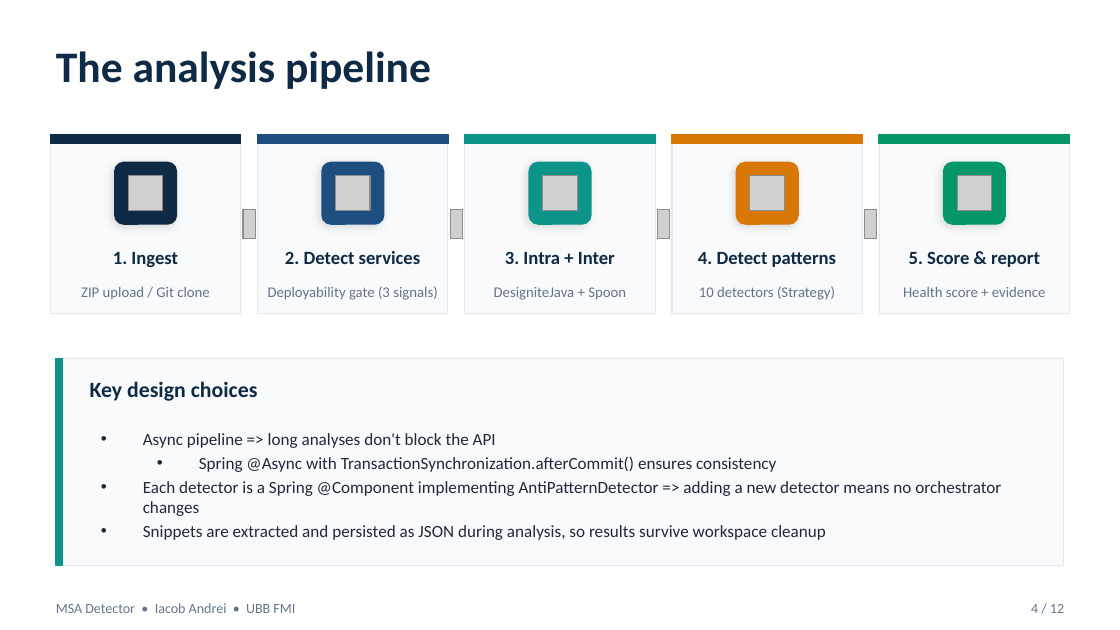
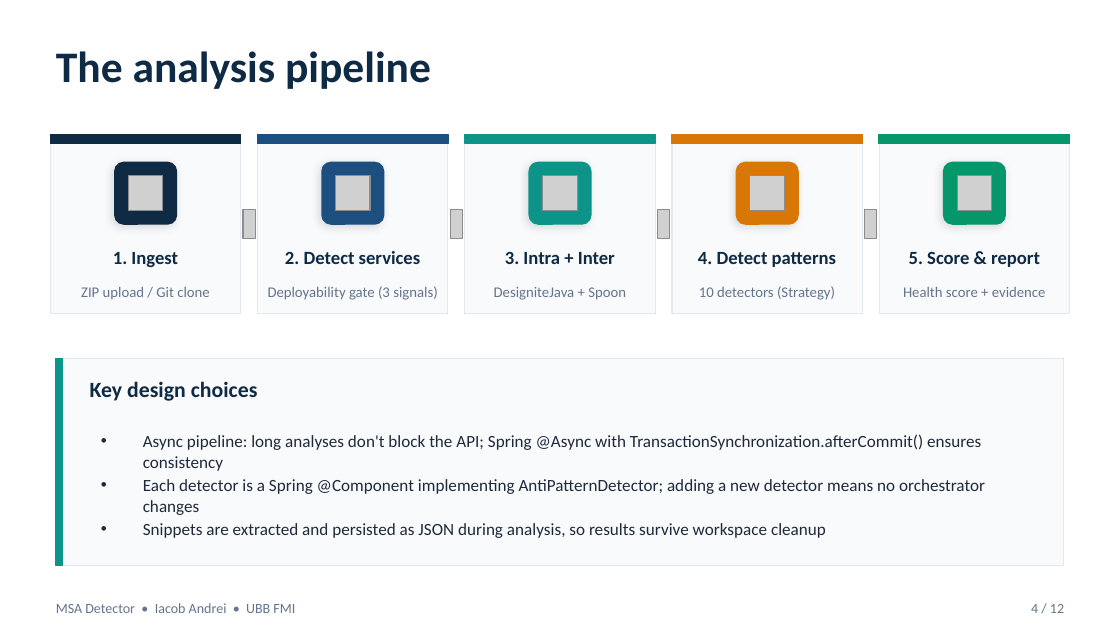
Before and after one commit to andrei45635/dissertation_backend, a slide deck: slide 4 of thesis/presentation/MSA_Detector_Defense.pptx. Drawn at 1120x630 pixels with LibreOffice and Linux fonts; fonts in the diff are those of the drawing; grey boxes stand for pictures. Boxes give left, top, right and bottom in pixels: in the first picture for what was removed or moved away, otherwise in the second. Text is boxed around its words. In the diff, an @@ line names an element or a change of style, - is before the commit and + after.

Commit message:
update presentation

```diff
--- a/thesis/presentation/MSA_Detector_Defense.pptx
+++ b/thesis/presentation/MSA_Detector_Defense.pptx
@@ text at (143,434,985,515): text changed @@
-• Async pipeline => long analyses don't block the API
-  • Spring @Async with TransactionSynchronization.afterCommit() ensures consistency
-• Each detector is a Spring @Component implementing AntiPatternDetector => adding a new detector means no orchestrator changes
+• Async pipeline: long analyses don't block the API; Spring @Async with TransactionSynchronization.afterCommit() ensures consistency
+• Each detector is a Spring @Component implementing AntiPatternDetector; adding a new detector means no orchestrator changes
```
Also in this commit, not shown: 7 other slides changed.
